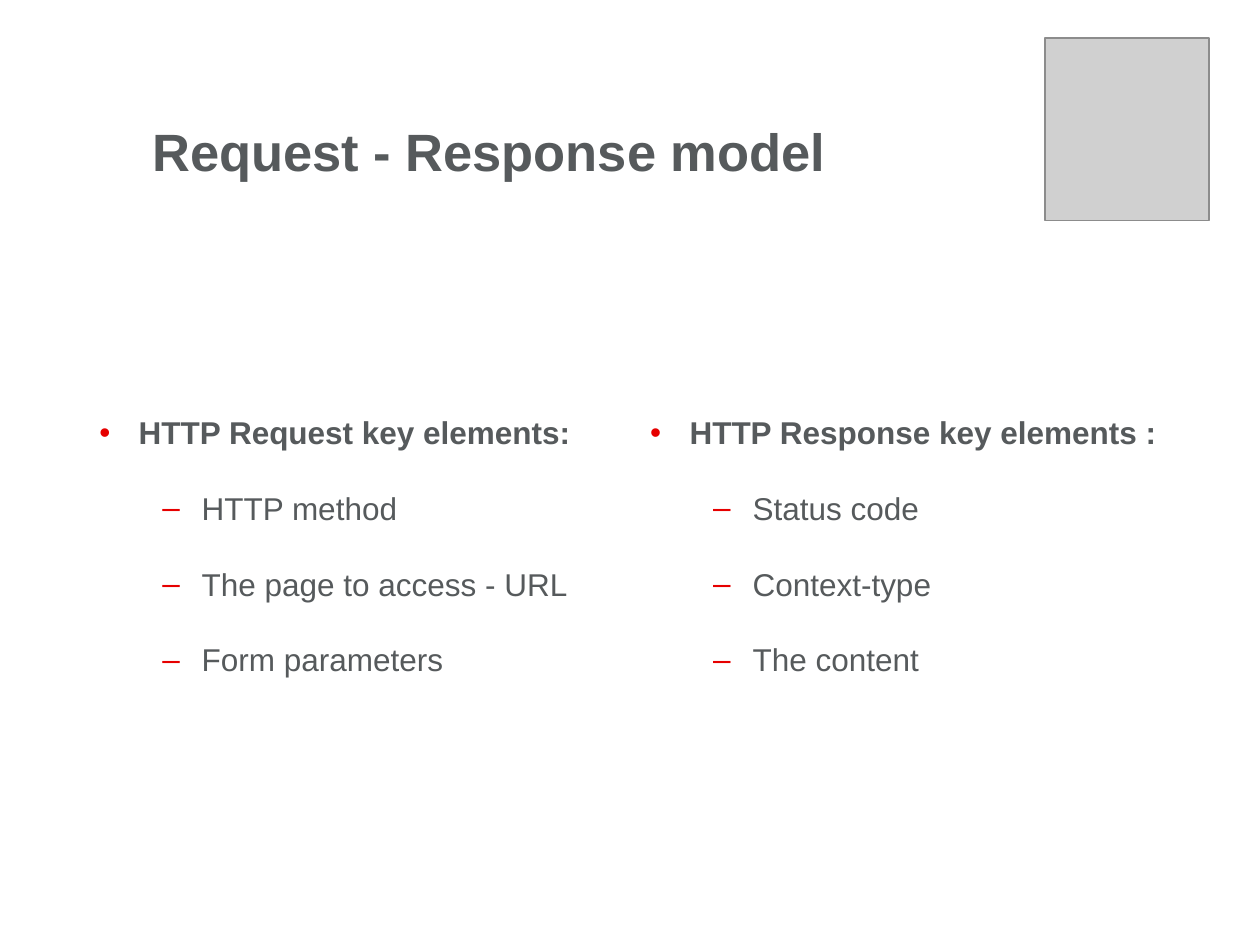
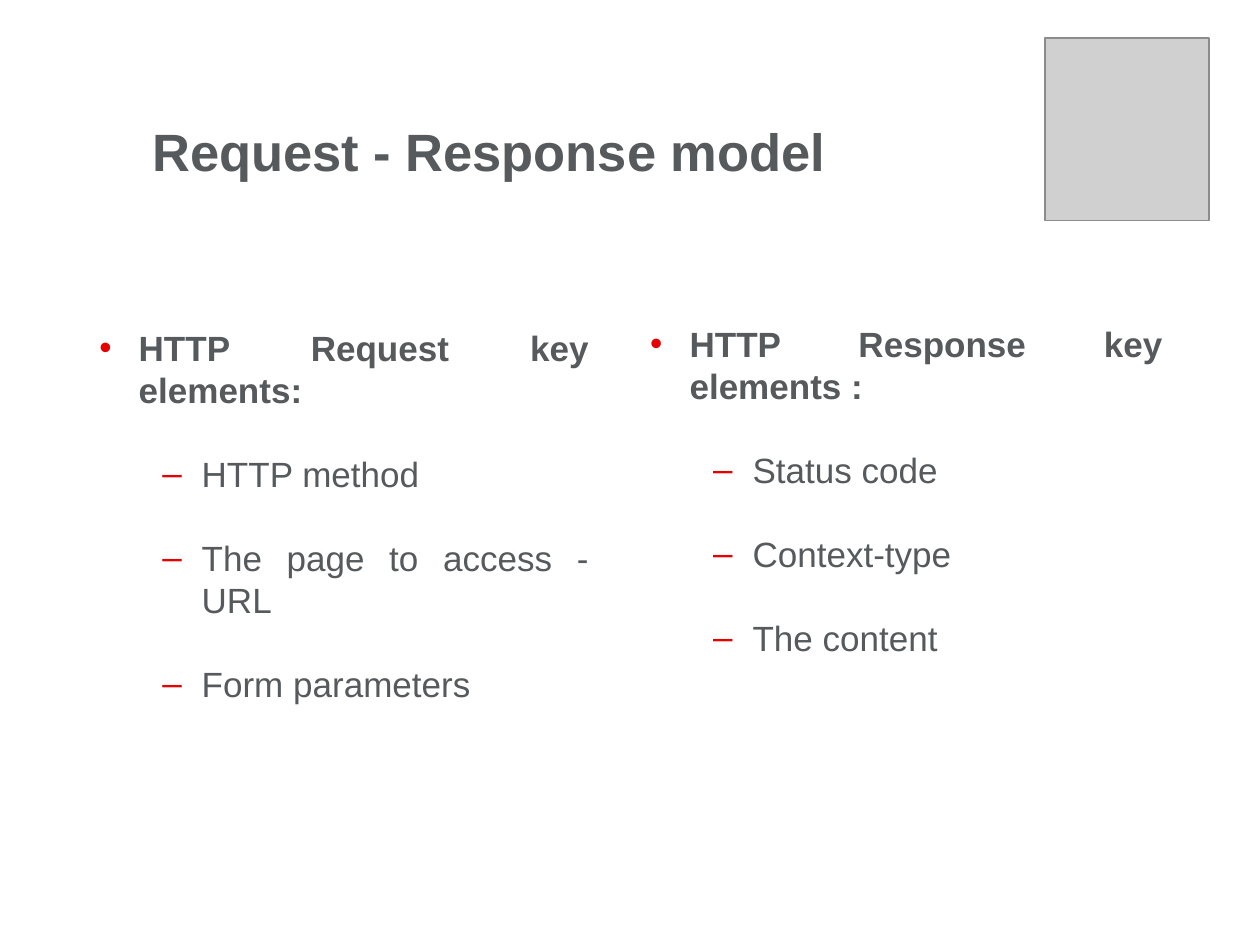
Before and after one commit to alexandruvlad/JavaDocs, a slide deck: slide 22 of Servlets/Day1/Docs/Web Presentation-Part1.pptx. Drawn at 1260x945 pixels with LibreOffice and Linux fonts; fonts in the diff are those of the drawing; grey boxes stand for pictures; background and template pictures are left out. Boxes give left, top, right and bottom in pixels: in the first picture for what was removed or moved away, otherwise in the second. Text is boxed around its words. In the diff, an @@ line names an element or a change of style, - is before the commit and + after.

```diff
--- a/Servlets/Day1/Docs/Web Presentation-Part1.pptx
+++ b/Servlets/Day1/Docs/Web Presentation-Part1.pptx
@@ text "HTTP Response key elements :" at [690, 333, 1025, 652]: size 18 to 20 pt @@
@@ text "HTTP Response key elements :": place and size @@
-text "HTTP Response key elements :" at [690, 421, 1136, 672]
+text "HTTP Response key elements :" at [690, 333, 1025, 652]
@@ text "HTTP Request key elements:": place and size @@
-text "HTTP Request key elements:" at [139, 421, 570, 677]
+text "HTTP Request key elements:" at [139, 335, 588, 704]
@@ text "HTTP Request key elements:" at [139, 335, 588, 704]: size 18 to 20 pt @@
```
Also in this commit, not shown: 15 other slides changed, 20 other files.
